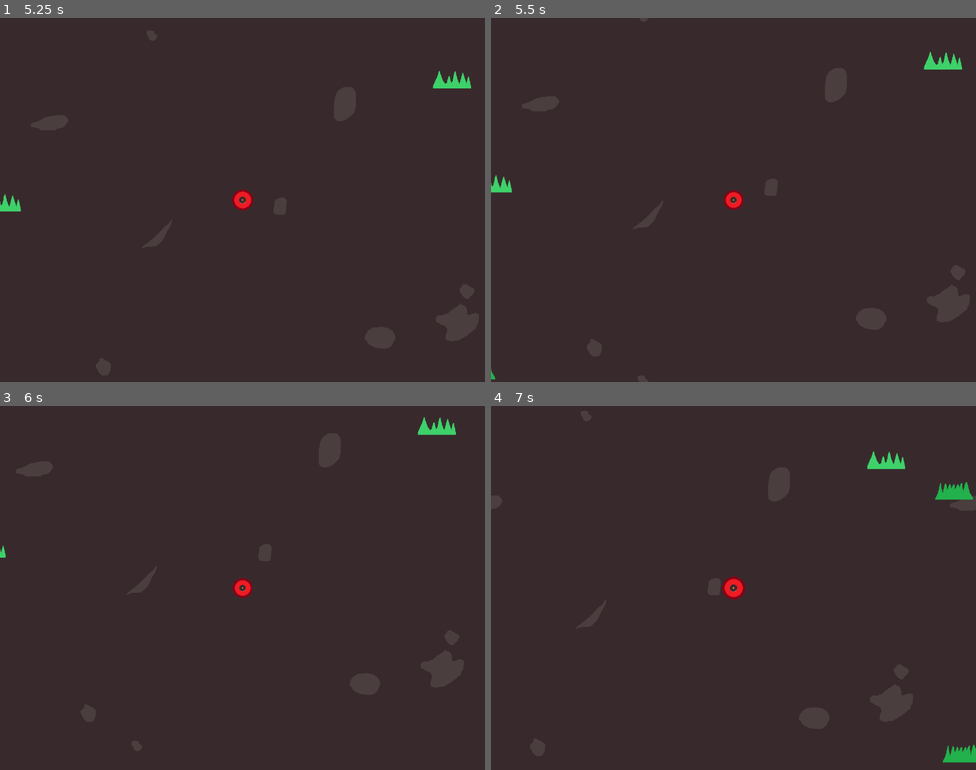
Above: before the commit, frames 1-4 (two rows, left to right).
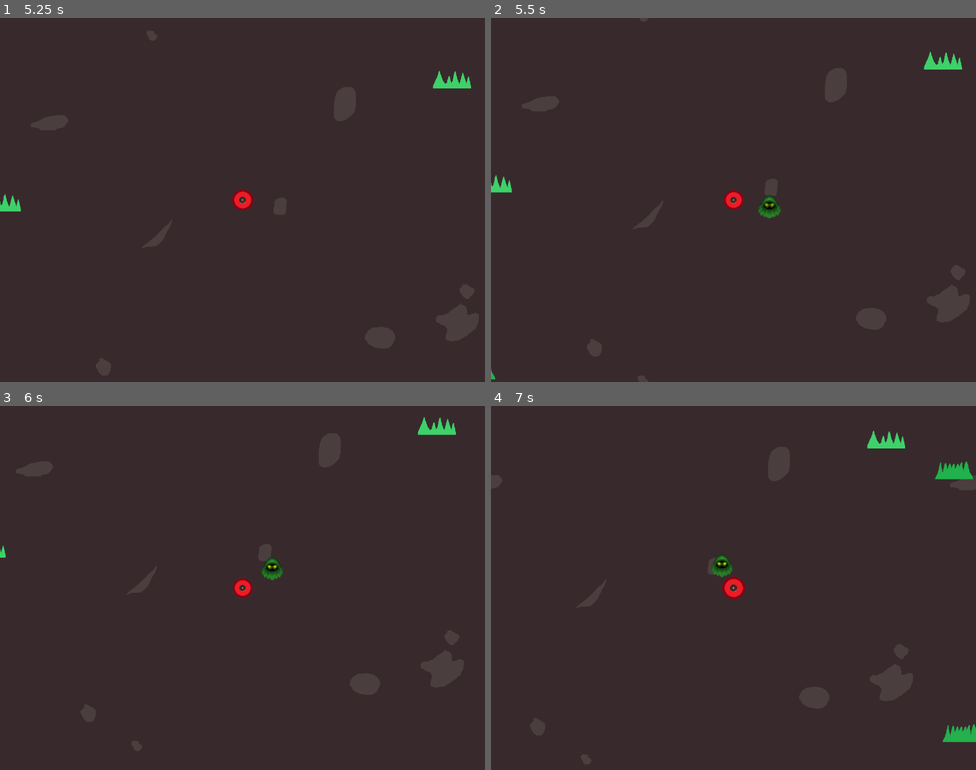
Above: after the commit, the same moments.

Repository: goshieta/godot_zombie
Game: Godot game, scene res://main.tscn
Two runs of this game, one before a commit and one after it. Both use one fixed random seed, a clock stepped at 60 frames per second and the inputs below.
Inputs:
- Up to frame 1 (5.25 s): tap Enter at 0.5 s; hold Right (ui_right) 0.53-1.28 s; hold Down (ui_down) 1.28-2.03 s; hold Right (ui_right) 2.03-2.78 s; hold Up (ui_up) 2.78-3.53 s; hold Left (ui_left) 3.53-5.03 s; hold Down (ui_down) from 5.03 s (still down)
- Up to frame 2 (5.5 s): keep holding Down (ui_down)
- Up to frame 3 (6 s): release Down (ui_down) at 5.78 s; hold Right (ui_right) from 5.78 s (still down)
- Up to frame 4 (7 s): release Right (ui_right) at 6.53 s; hold Up (ui_up) from 6.53 s (still down)

Frame 1 is identical in both runs. In frame 2, 0.2% of the frame differs, in the area x 55-60%, y 48-55%; in frame 3, 0.2%; in frame 4, 1.7%, in the area x 45-100%, y 6-98%.

Commit message:
敵とその動作を追加

Diff:
--- /dev/null
+++ b/EnemyBox.gd
@@ -0,0 +1,19 @@
+extends Node2D
+# 敵を作成する
+var enemy_scene=load("res://src/enemy.tscn")
+
+# Called when the node enters the scene tree for the first time.
+func _ready():
+	pass # Replace with function body.
+
+
+# Called every frame. 'delta' is the elapsed time since the previous frame.
+func _process(delta):
+	var RANDOM_GENE=RandomNumberGenerator.new()
+	if RANDOM_GENE.randi_range(0,100)==0:
+		var new_enemy=enemy_scene.instantiate()
+		new_enemy.position=Vector2(
+			RANDOM_GENE.randi_range(-2000/2,2000/2),
+			RANDOM_GENE.randi_range(-2000/2,2000/2)
+		)
+		add_child(new_enemy)
--- a/main.tscn
+++ b/main.tscn
@@ -1,9 +1,10 @@
-[gd_scene load_steps=5 format=3 uid="uid://c7vbu4x5lpvrg"]
+[gd_scene load_steps=6 format=3 uid="uid://c7vbu4x5lpvrg"]
 
 [ext_resource type="Script" path="res://main.gd" id="1_41thc"]
 [ext_resource type="Texture2D" uid="uid://dmcxslu238ek4" path="res://assets/img/ground.png" id="1_85tfj"]
 [ext_resource type="PackedScene" uid="uid://5gajv8u2f7hc" path="res://src/Player.tscn" id="2_r33oi"]
 [ext_resource type="PackedScene" uid="uid://dcy5n7e1m5134" path="res://src/WorldEdge.tscn" id="4_5jkmb"]
+[ext_resource type="Script" path="res://EnemyBox.gd" id="5_o8kuc"]
 
 [node name="Main" type="Node2D"]
 script = ExtResource("1_41thc")
@@ -58,3 +59,6 @@
 
 [node name="WorldEdge12" parent="WorldEdgeBox" instance=ExtResource("4_5jkmb")]
 position = Vector2(1500, -1500)
+
+[node name="EnemyBox" type="Node2D" parent="."]
+script = ExtResource("5_o8kuc")
--- /dev/null
+++ b/src/enemy.gd
@@ -0,0 +1,30 @@
+extends CharacterBody2D
+
+@onready var _enemy_animation=$AnimatedSprite2D
+
+# Called when the node enters the scene tree for the first time.
+func _ready():
+	_enemy_animation.play()
+	pass # Replace with function body.
+
+@onready var _player:CharacterBody2D=$"../../Player"
+
+# Called every frame. 'delta' is the elapsed time since the previous frame.
+func _process(delta):
+	const ENEMY_SPEED=50
+
+	var _player_position=_player.position
+	var _base_vector=_player_position-position
+	#ある程度プレイヤーに近くなったら、止まる
+	if sqrt(_base_vector.x**2+_base_vector.y**2)>500:
+		#離れている
+		velocity=_base_vector.normalized()*ENEMY_SPEED
+	elif sqrt(_base_vector.x**2+_base_vector.y**2)<400:
+		#近すぎる
+		print("leave")
+		velocity=-(_base_vector.normalized()*ENEMY_SPEED)
+	else:
+		#ちょうどいい位置
+		velocity=Vector2(0,0)
+	move_and_slide()
+	pass
--- /dev/null
+++ b/src/enemy.tscn
@@ -0,0 +1,47 @@
+[gd_scene load_steps=8 format=3 uid="uid://bkdc6jb1xpam0"]
+
+[ext_resource type="Script" path="res://src/enemy.gd" id="1_enwc1"]
+[ext_resource type="Texture2D" uid="uid://ckb5yknbietv6" path="res://assets/img/enemy.png" id="1_lt0eo"]
+
+[sub_resource type="AtlasTexture" id="AtlasTexture_pdnxy"]
+atlas = ExtResource("1_lt0eo")
+region = Rect2(0, 0, 32, 32)
+
+[sub_resource type="AtlasTexture" id="AtlasTexture_1fk4u"]
+atlas = ExtResource("1_lt0eo")
+region = Rect2(32, 0, 32, 32)
+
+[sub_resource type="AtlasTexture" id="AtlasTexture_q0qoo"]
+atlas = ExtResource("1_lt0eo")
+region = Rect2(64, 0, 32, 32)
+
+[sub_resource type="SpriteFrames" id="SpriteFrames_1cir5"]
+animations = [{
+"frames": [{
+"duration": 1.0,
+"texture": SubResource("AtlasTexture_pdnxy")
+}, {
+"duration": 1.0,
+"texture": SubResource("AtlasTexture_1fk4u")
+}, {
+"duration": 1.0,
+"texture": SubResource("AtlasTexture_q0qoo")
+}],
+"loop": true,
+"name": &"default",
+"speed": 3.0
+}]
+
+[sub_resource type="RectangleShape2D" id="RectangleShape2D_qcgl1"]
+size = Vector2(61, 62)
+
+[node name="enemy" type="CharacterBody2D"]
+script = ExtResource("1_enwc1")
+
+[node name="AnimatedSprite2D" type="AnimatedSprite2D" parent="."]
+scale = Vector2(2, 2)
+sprite_frames = SubResource("SpriteFrames_1cir5")
+
+[node name="CollisionShape2D" type="CollisionShape2D" parent="."]
+position = Vector2(0.5, 1)
+shape = SubResource("RectangleShape2D_qcgl1")
Binary file added: assets/img/enemy.png
Not shown, added: assets/img/enemy.png.import
Binary file added: assets/img/zomzom/zomzom1.png
Not shown, added: assets/img/zomzom/zomzom1.png.import
Binary file added: assets/img/zomzom/zomzom2.png
Not shown, added: assets/img/zomzom/zomzom2.png.import
Binary file added: assets/img/zomzom/zomzom3.png
Not shown, added: assets/img/zomzom/zomzom3.png.import
Binary file added: assets/img/zomzom/zomzom4.png
Not shown, added: assets/img/zomzom/zomzom4.png.import
Binary file added: assets/img/zomzom/zomzom5.png
Not shown, added: assets/img/zomzom/zomzom5.png.import
(and 6 more such lines)
